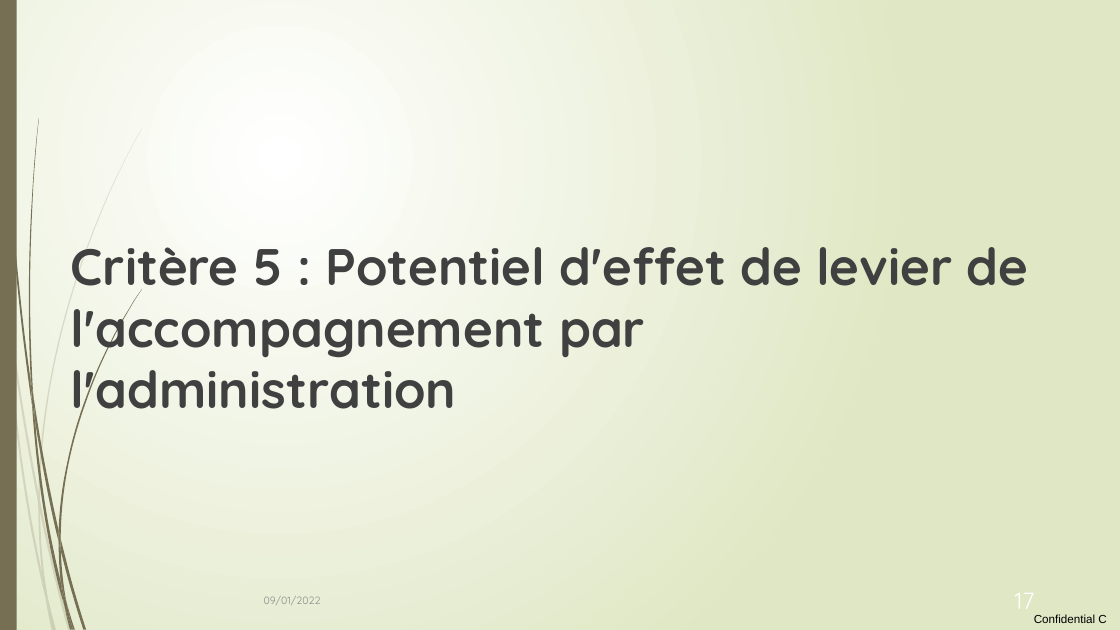
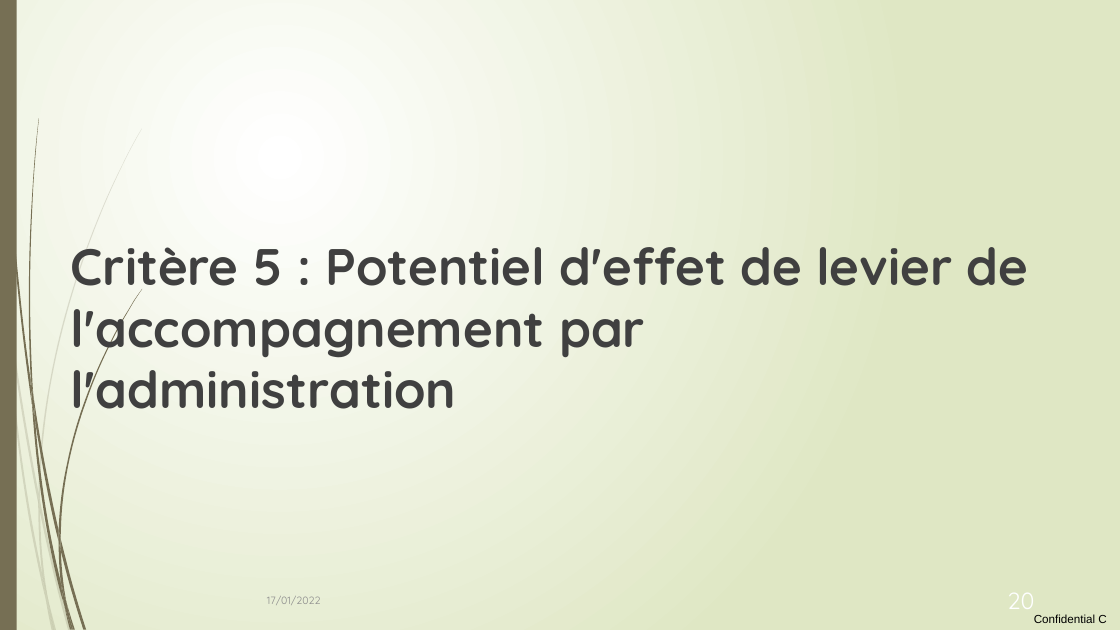
Before and after one commit to loco-philippe/Environmental-Sensing, a slide deck: slide 20 of documentation/initiative citoyenne.pptx (slide 17 before the commit). Drawn at 1120x630 pixels with LibreOffice and Linux fonts; fonts in the diff are those of the drawing. Boxes give left, top, right and bottom in pixels: in the first picture for what was removed or moved away, otherwise in the second. Text is boxed around its words. In the diff, an @@ line names an element or a change of style, - is before the commit and + after.

```diff
--- a/documentation/initiative citoyenne.pptx
+++ b/documentation/initiative citoyenne.pptx
@@ text at [267,596,321,605]: text changed @@
-09/01/2022
+17/01/2022
@@ page number at [1007,593,1034,609]: text changed @@
-17
+20
```
Also in this commit, not shown: 13 other slides changed, 3 slides added, 1 slide removed, 1 other file.
